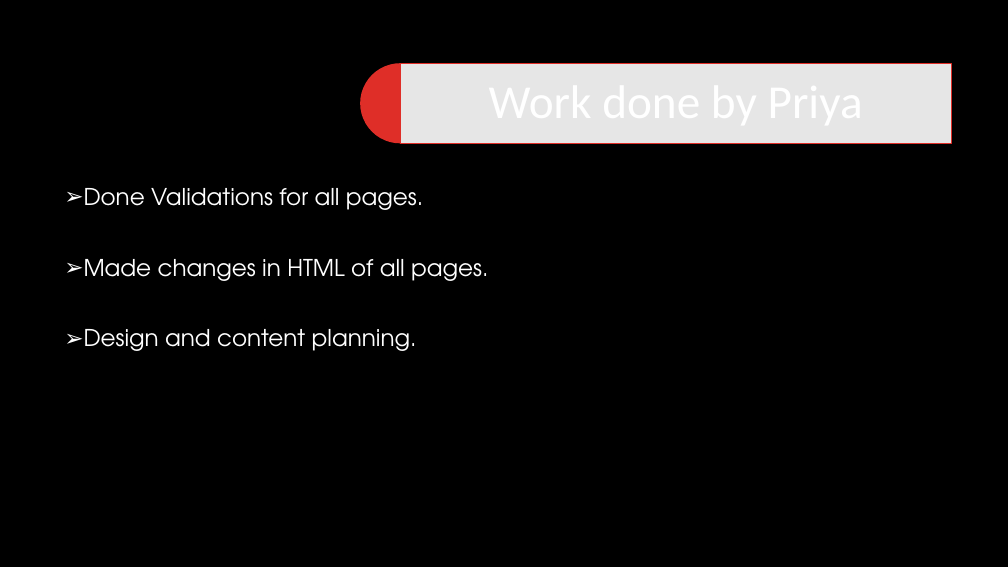
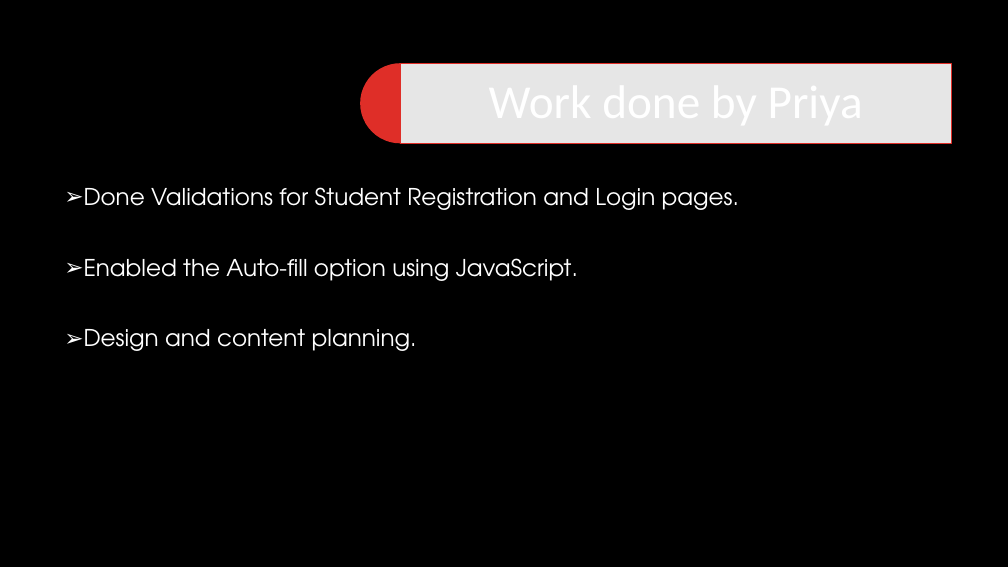
Before and after one commit to priyasatbhaya/IT_WEBD, a slide deck: slide 15 of Internet and web technology new ppt.pptx. Drawn at 1008x567 pixels with LibreOffice and Linux fonts; fonts in the diff are those of the drawing; background and template pictures are left out. Boxes give left, top, right and bottom in pixels: in the first picture for what was removed or moved away, otherwise in the second. Text is boxed around its words. In the diff, an @@ line names an element or a change of style, - is before the commit and + after.

Commit message:
Final modifications in Validations

```diff
--- a/Internet and web technology new ppt.pptx
+++ b/Internet and web technology new ppt.pptx
@@ text at (84, 187, 739, 281): text changed @@
-➢ Done Validations for all pages.
-➢ Made changes in HTML of all pages.
+➢ Done Validations for Student Registration and Login pages.
+➢ Enabled the Auto-fill option using JavaScript.
```
Also in this commit, not shown: 11 other slides changed, 8 other files.
